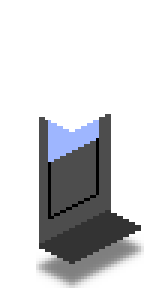
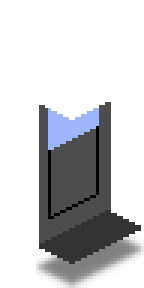
Layer changes from the first 144px x 288px image to the second:
painted on "Roof" over [39, 102, 111, 132]
renamed "Glass copy" to "Glass", painted on it over [48, 108, 99, 162]
renamed "Frame copy" to "Frame", painted on it over [48, 126, 99, 162]
painted on "Side" over [39, 102, 111, 162]
